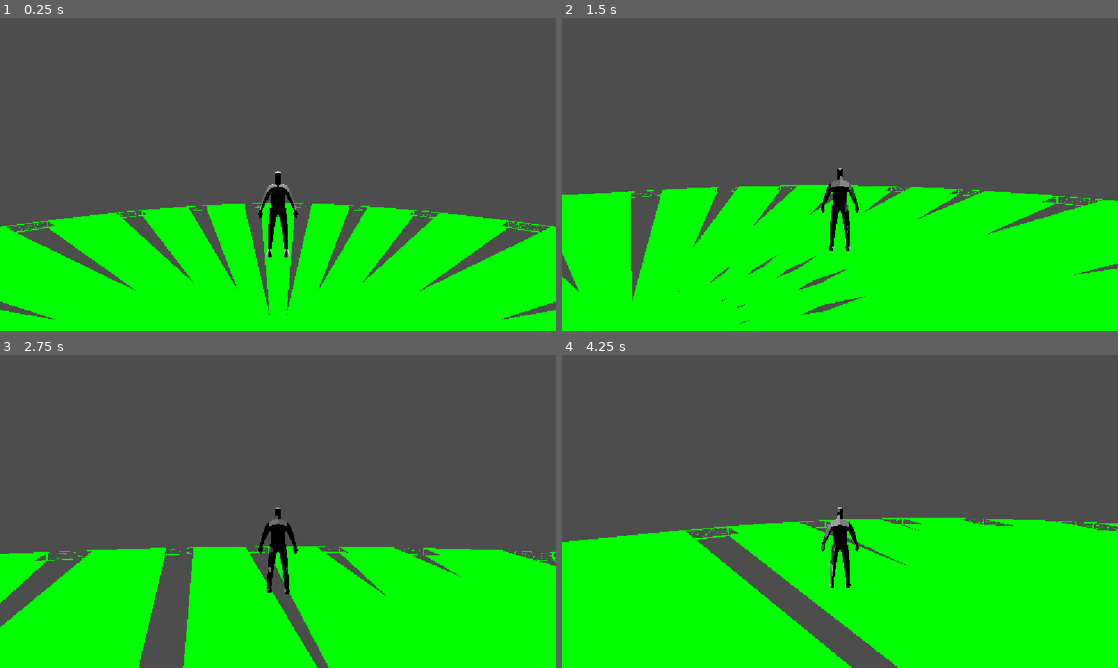
Above: before the commit, frames 1-4 (two rows, left to right).
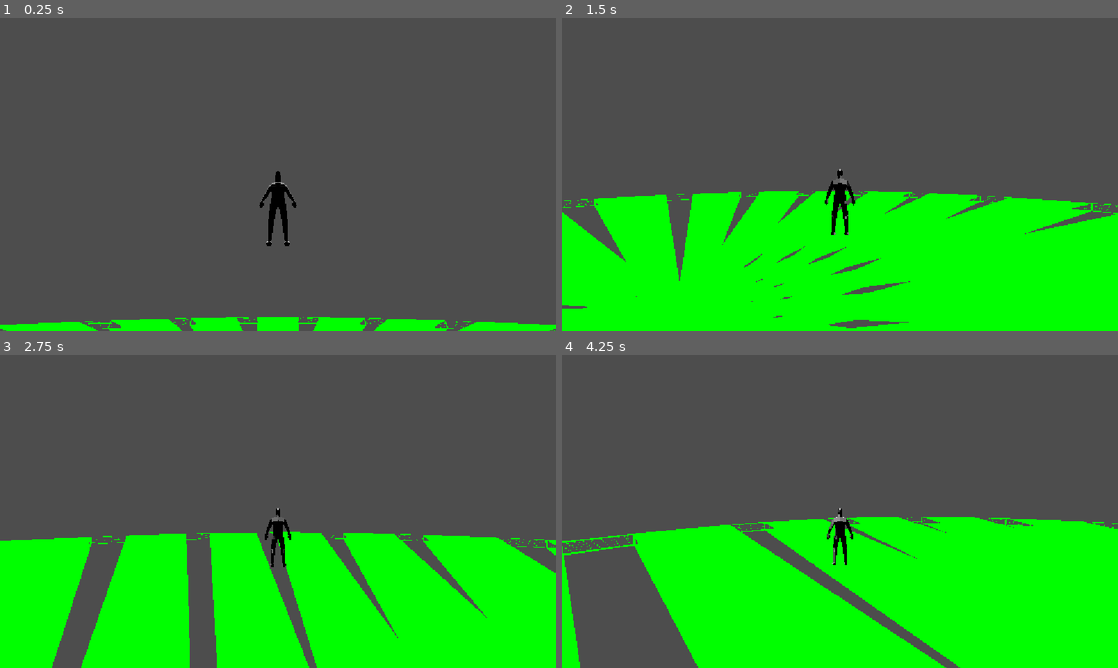
Above: after the commit, the same moments.

Repository: XMNNguyen/Soulslike_Roguelike
Game: Godot game, scene res://Scenes/main.tscn
Same seed, same stepped clock (60 frames per second), same inputs: the game is played once before the commit and once after it.
Inputs (mouse positions are in pixels of both pictures, inside the frame that each line leads up to):
- Up to frame 1 (0.25 s): no input
- Up to frame 2 (1.5 s): move the mouse to (867, 174) at 0.52 s; hold W (forward) from 0.53 s (still down); tap Space (dodge) at 0.6, 1.35 s; move the mouse to (812, 174) at 1.27 s
- Up to frame 3 (2.75 s): keep holding W (forward); move the mouse to (289, 505) at 2.02 s; tap Space (dodge) at 2.1 s
- Up to frame 4 (4.25 s): keep holding W (forward); move the mouse to (834, 517) at 2.77 s; tap Space (dodge) at 2.85, 3.6 s; move the mouse to (878, 514) at 3.52 s

The runs differ from the first frame. In frame 1, 30% of the frame differs, in the area x 0-100%, y 48-100%; in frame 2, 7.0%; in frame 3, 12%; in frame 4, 13%.

Commit message:
player orbits camera when moving left or right

Diff:
--- a/soulslike-roguelike/Scripts/Entities/Camera/user_camera.gd
+++ b/soulslike-roguelike/Scripts/Entities/Camera/user_camera.gd
@@ -22,7 +22,10 @@
 		return
 
 	# handle updating the camera
-	global_position = target.global_position
+	if (camera.global_position.distance_to(target.global_position) > spring_arm.spring_length ||
+		camera.global_position.distance_to(target.global_position) < spring_arm.spring_length - 1):
+		global_position = global_position.lerp(target.global_position, update_weight)
+
 	camera.look_at(target.global_position)
 
 func _input(event: InputEvent) -> void:
--- a/soulslike-roguelike/Scripts/Entities/Nodes/ControllerNodes/manual_movement_controller.gd
+++ b/soulslike-roguelike/Scripts/Entities/Nodes/ControllerNodes/manual_movement_controller.gd
@@ -26,7 +26,7 @@
 		right.y = 0.0
 
 		forward = forward.normalized()
-		right = calc_orbit_velocity(input_dir)
+		right = calc_orbit_velocity(input_dir, delta)
 
 		direction = right * input_dir.x + forward * -input_dir.y
 	else:
@@ -46,14 +46,22 @@
 
 
 # helper function to orbit player around the camera
-func calc_orbit_velocity(input : Vector2) -> Vector3:
+# we return the orbit velocity
+func calc_orbit_velocity(input : Vector2, delta : float) -> Vector3:
 	var camera := get_viewport().get_camera_3d()
-	var camera_pos := camera.global_position
-	camera_pos.y = 0.0
-	var target_direction = camera_pos - target.global_position
-	var distance_to_target = target_direction.length()
 
-	var alpha = (2 * asin(SPEED / (2 * distance_to_target)))
-	var d_vector = (target_direction.rotated(Vector3.UP, alpha) - target_direction).normalized()
+	var r1 := target.global_position - camera.global_position
+	r1.y = 0.0
 
-	return d_vector
+	var radius = r1.length()
+
+	var d = SPEED * delta * input.x
+
+	var alpha := 2.0 * asin(d / (2.0 * radius))
+
+	var r2 := r1.rotated(Vector3.UP, alpha)
+
+	var orbit_pos = camera.global_position + r2
+	orbit_pos.y = target.global_position.y
+
+	return (orbit_pos - target.global_position) / delta
Not shown, added: soulslike-roguelike/Scenes/Entities/Nodes/ControllerNodes/InputMovementController.tscn383057362.tmp
